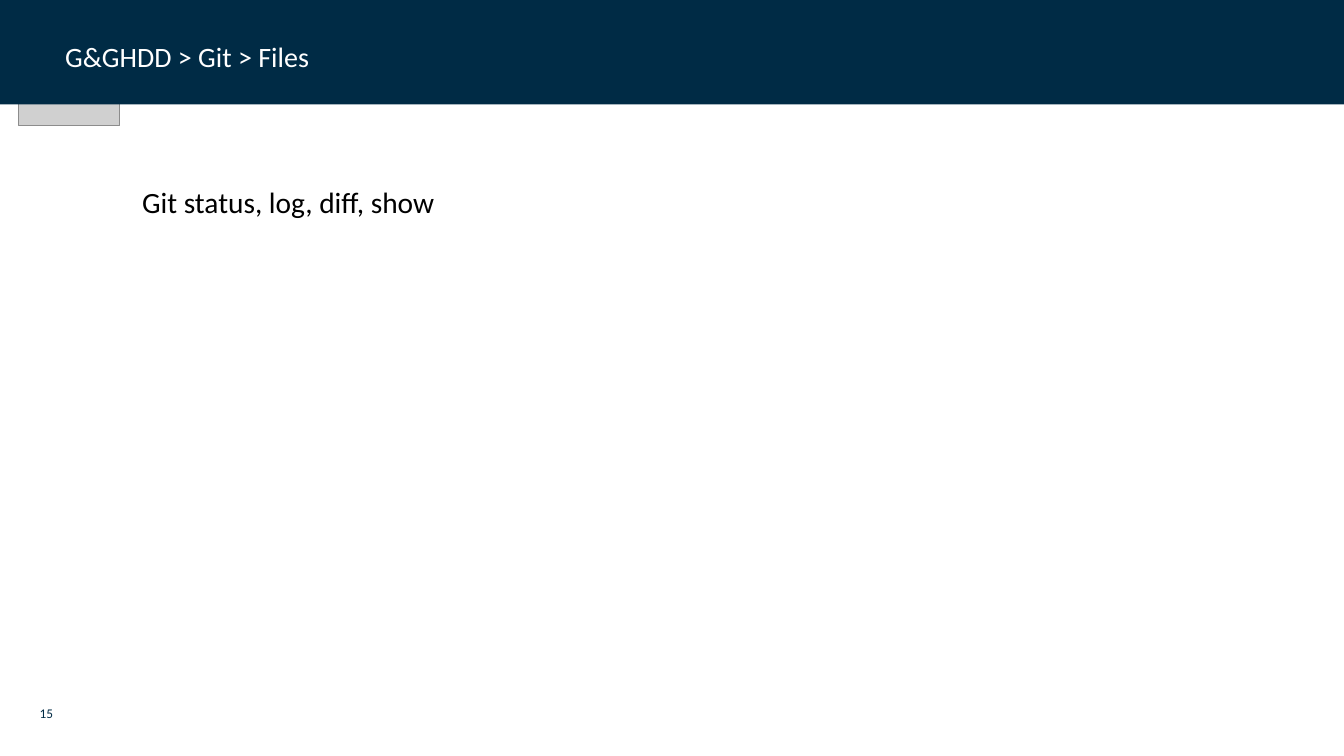
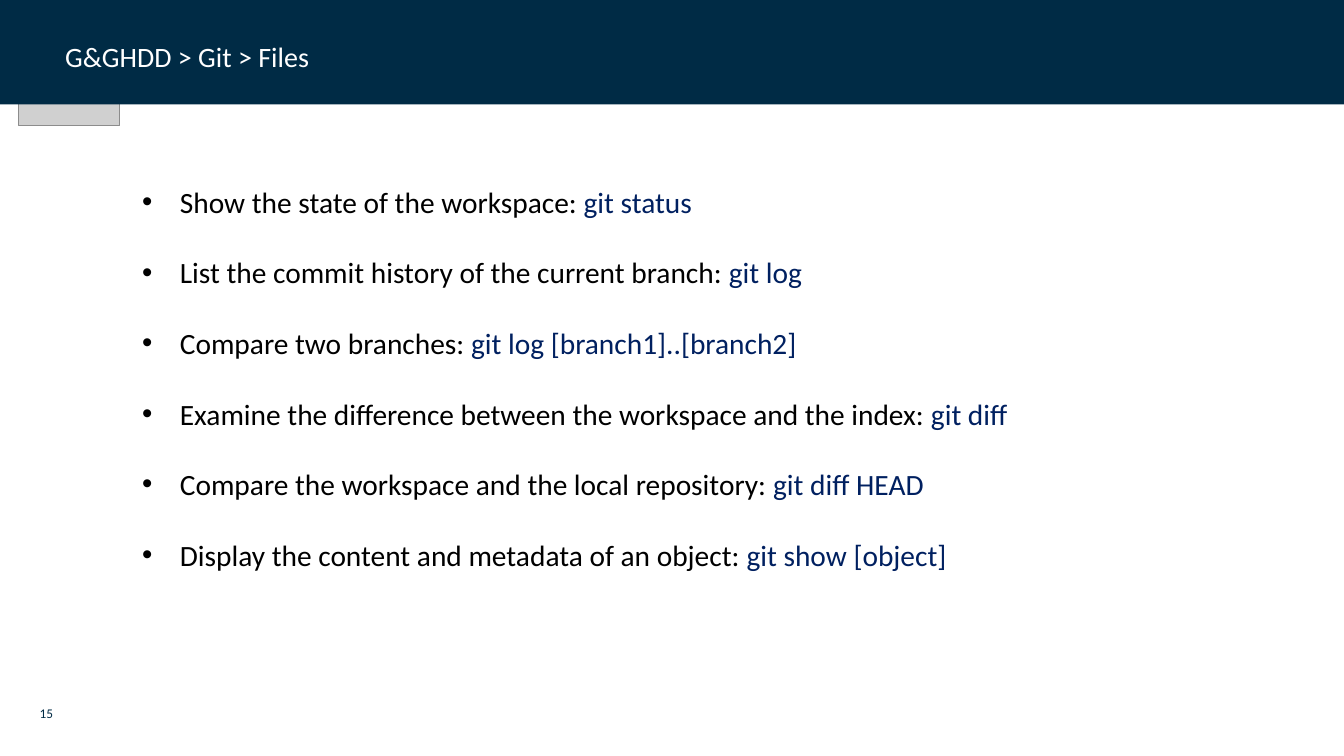
Before and after one commit to dfds/dojo, a slide deck: slide 15 of workshops/git-github-deep-dive/git_github_deep_dive.pptx. Drawn at 1344x756 pixels with LibreOffice and Linux fonts; fonts in the diff are those of the drawing; grey boxes stand for pictures; background and template pictures are left out. Boxes give left, top, right and bottom in pixels: in the first picture for what was removed or moved away, otherwise in the second. Text is boxed around its words. In the diff, an @@ line names an element or a change of style, - is before the commit and + after.

```diff
--- a/workshops/git-github-deep-dive/git_github_deep_dive.pptx
+++ b/workshops/git-github-deep-dive/git_github_deep_dive.pptx
@@ text at [180, 192, 1007, 571]: text changed @@
-Git status, log, diff, show
+• Show the state of the workspace: git status
+• List the commit history of the current branch: git log
+• Compare two branches: git log [branch1]..[branch2]
+• Examine the difference between the workspace and the index: git diff
+• Compare the workspace and the local repository: git diff HEAD
+• Display the content and metadata of an object: git show [object]
```
Also in this commit, not shown: 7 other slides changed.
